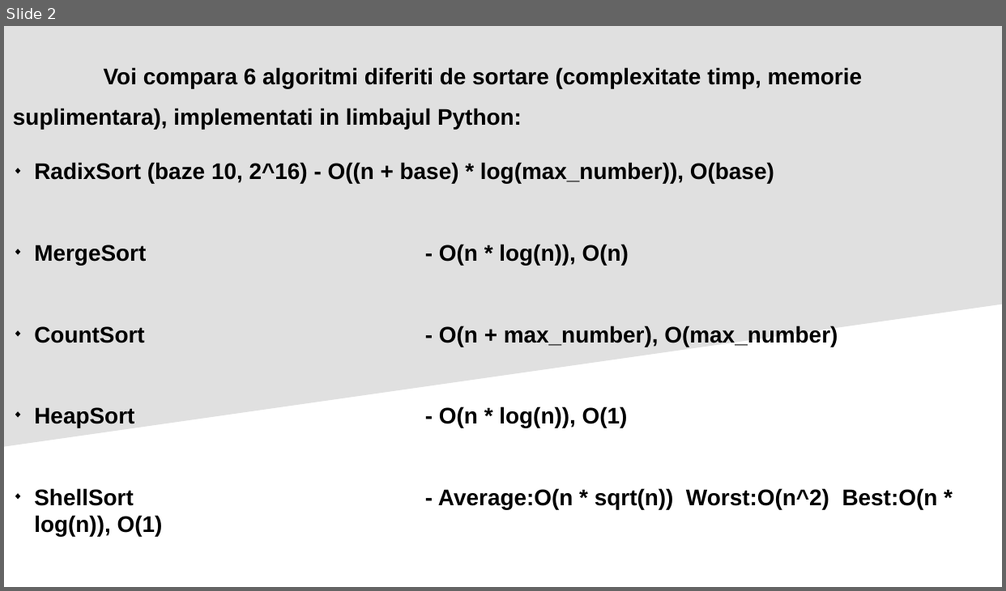
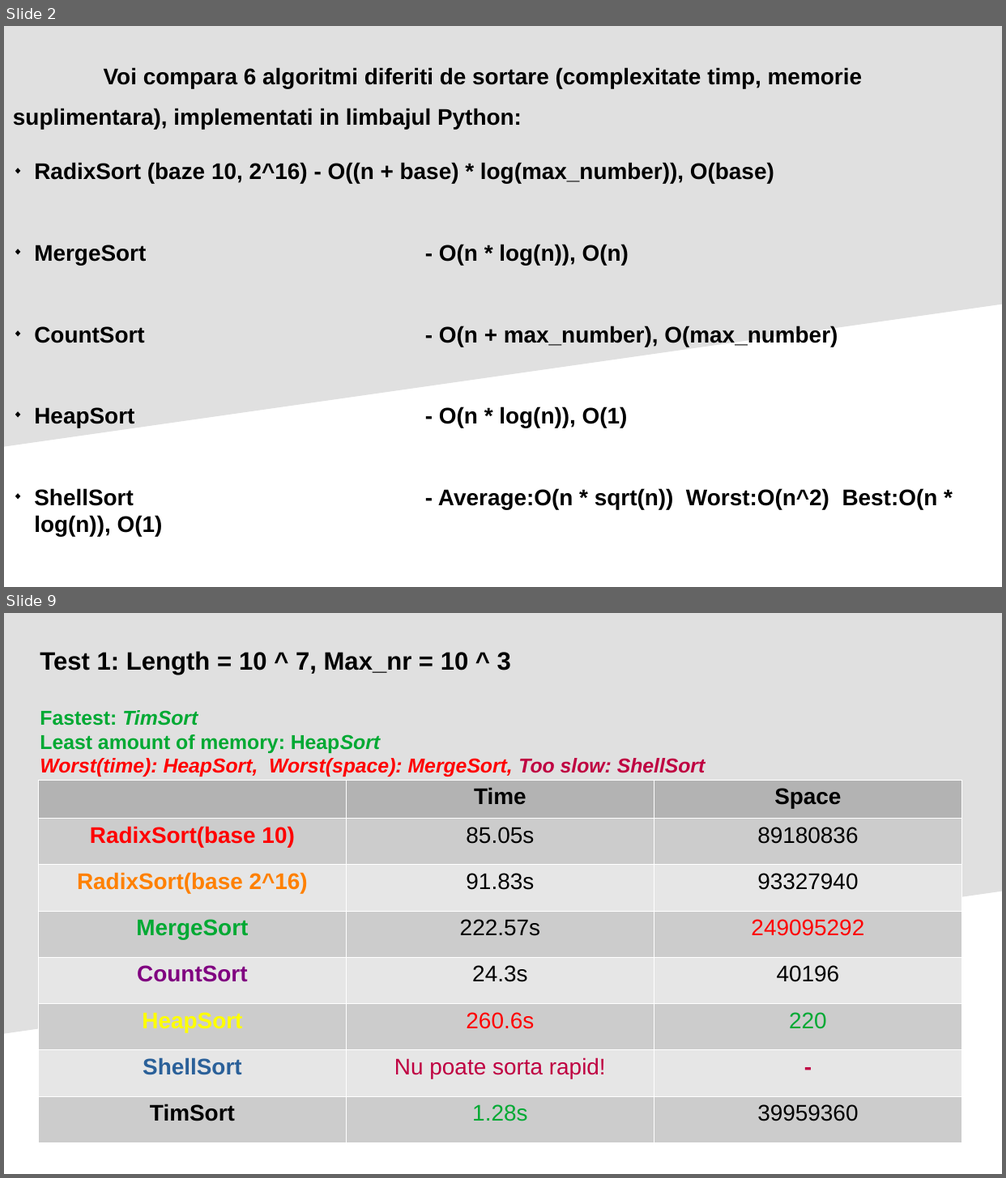
Before and after one commit to VictorE076/Data-Structures, a slide deck: Sorting Algorithms Project.odp. Shown one above the other, each under a label of ours: slide 2 before the commit, slides 2 and 9 after it; the slides between them are not shown. The pictures are 1006x591 and 1006x1178 pixels, drawn with LibreOffice and Linux fonts; fonts in the diff are those of the drawing. Boxes give left, top, right and bottom in pixels: in the first picture for what was removed or moved away, otherwise in the second. Text is boxed around its words. In the diff, an @@ line names an element or a change of style, - is before the commit and + after.

```diff
--- a/Sorting Algorithms Project.odp
+++ b/Sorting Algorithms Project.odp
@@ slide 9 added at (4, 613, 1002, 1174), background #FFFFFF; not listed: 1 template element that a slide beside it also shows @@
@@ text added at (40, 651, 705, 777), 16 pt, text #FF0000, bold, italic @@
+Test 1: Length = 10 ^ 7, Max_nr = 10 ^ 3
+Fastest: TimSort
+Least amount of memory: HeapSort
+Worst(time): HeapSort, Worst(space): MergeSort, Too slow: ShellSort
@@ table added at (38, 780, 962, 1143), 8 rows, 3 columns @@
+ | Time | Space
+RadixSort(base 10) | 85.05s | 89180836
+RadixSort(base 2^16) | 91.83s | 93327940
+MergeSort | 222.57s | 249095292
+CountSort | 24.3s | 40196
+HeapSort | 260.6s | 220
+ShellSort | Nu poate sorta rapid! | -
+TimSort | 1.28s | 39959360
```
Also in this commit, not shown: 1 slide changed, 5 other slides added, 1 other file.
